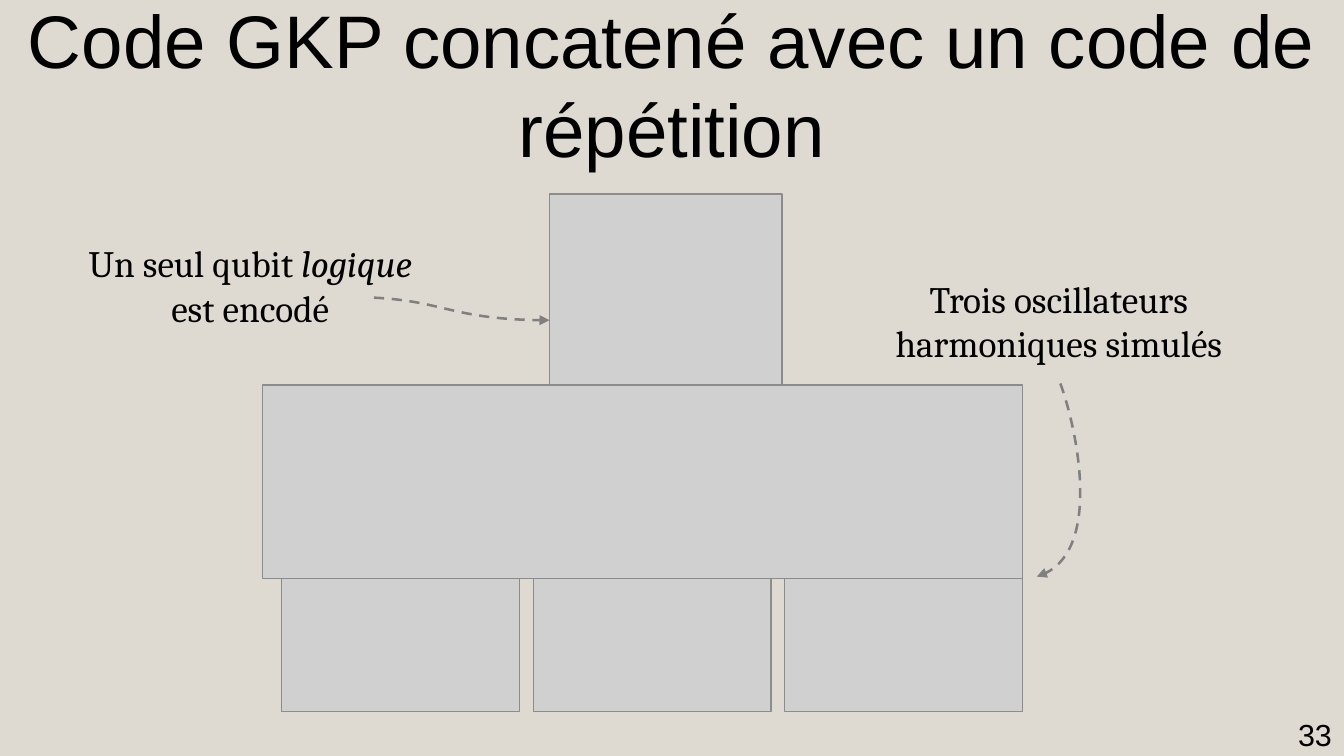
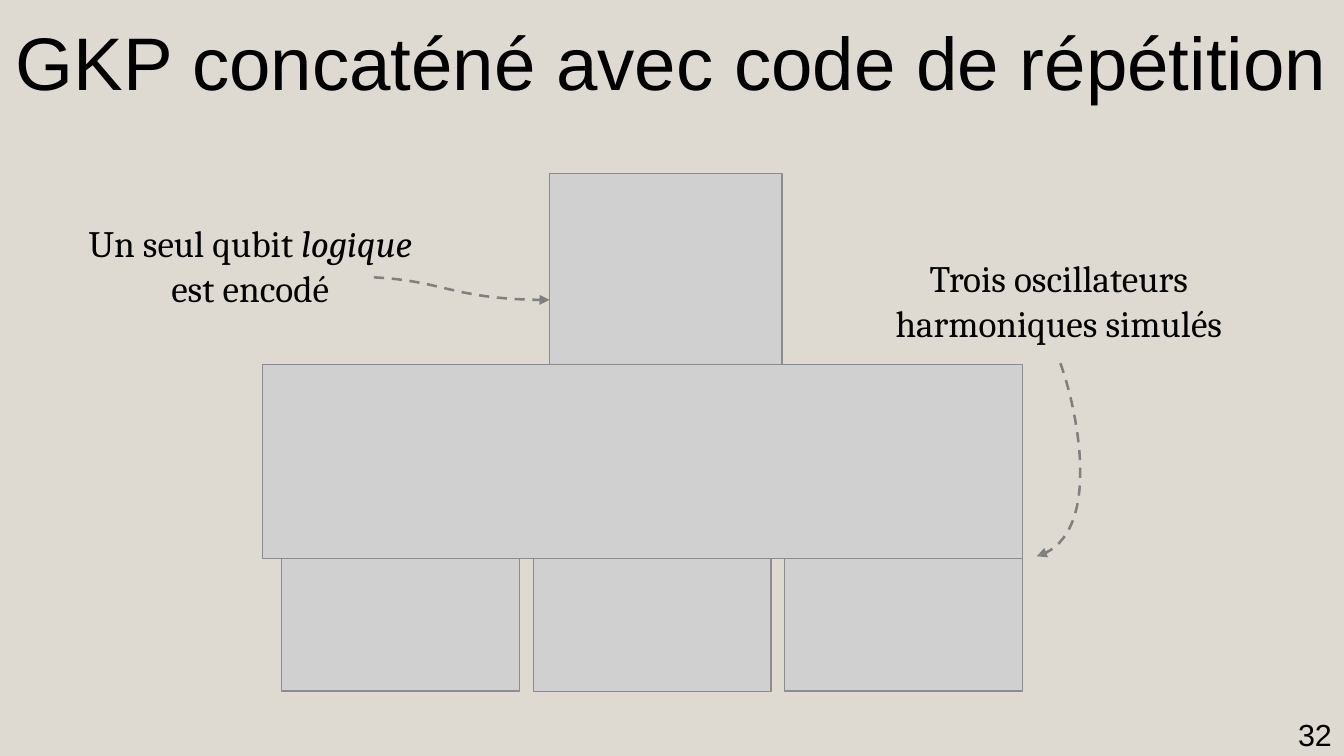
Before and after one commit to AmdaU/presentations, a slide deck: slide 32 of Seminaire/Seminaire.odp (slide 33 before the commit). Drawn at 1344x756 pixels with LibreOffice and Linux fonts; fonts in the diff are those of the drawing; grey boxes stand for pictures. Boxes give left, top, right and bottom in pixels: in the first picture for what was removed or moved away, otherwise in the second. Text is boxed around its words. In the diff, an @@ line names an element or a change of style, - is before the commit and + after.

```diff
--- a/Seminaire/Seminaire.odp
+++ b/Seminaire/Seminaire.odp
@@ title at box(16, 35, 1326, 104): text changed @@
-Code GKP concatené avec un code de répétition
+GKP concaténé avec code de répétition
@@ 5 pictures, 2 titles, 2 freeform shapes: place and size @@
-5 pictures, 2 titles, 2 freeform shapes at box(89, 194, 1223, 712)
+5 pictures, 2 titles, 2 freeform shapes at box(89, 173, 1223, 692)
@@ page number at box(1298, 724, 1332, 747): text changed @@
-33
+32
```
Also in this commit, not shown: 20 other slides changed, 1 slide removed, 2 other files.
